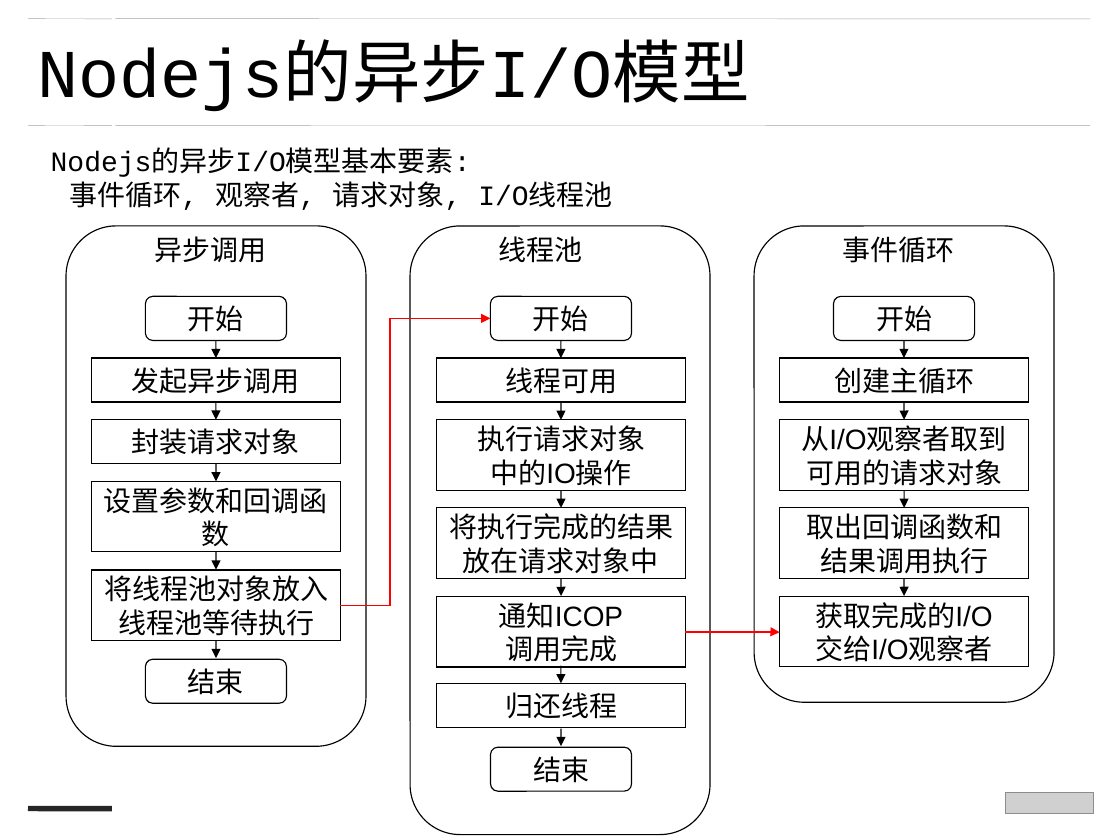
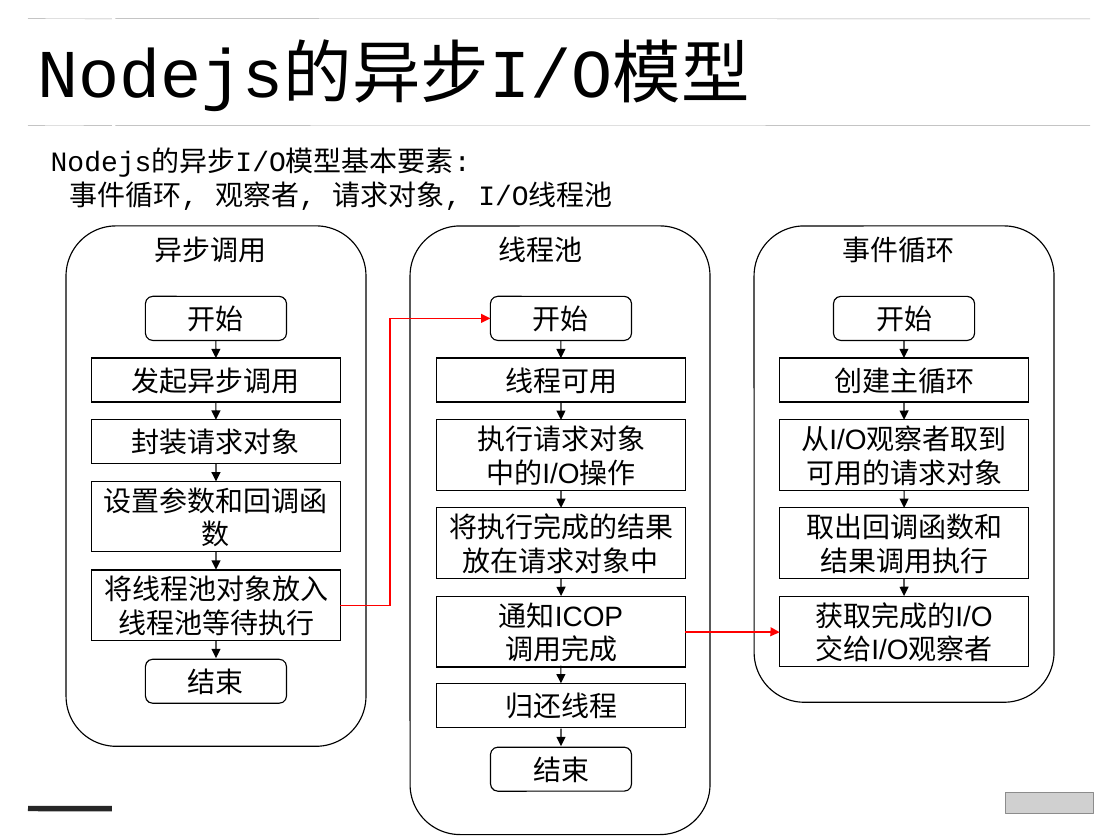
Before and after one commit to zjdgx/Study, a slide deck: slide 20 of PPT/nodejs --蒋刚.ppt. Drawn at 1120x840 pixels with LibreOffice and Linux fonts; fonts in the diff are those of the drawing; grey boxes stand for pictures. Boxes give left, top, right and bottom in pixels: in the first picture for what was removed or moved away, otherwise in the second. Text is boxed around its words. In the diff, an @@ line names an element or a change of style, - is before the commit and + after.

```diff
--- a/PPT/nodejs --蒋刚.ppt
+++ b/PPT/nodejs --蒋刚.ppt
@@ text in rectangle at box(486, 459, 635, 491): text changed @@
-中的IO操作
+中的I/O操作
```
Also in this commit, not shown: 2 other slides changed, 1 other file.
